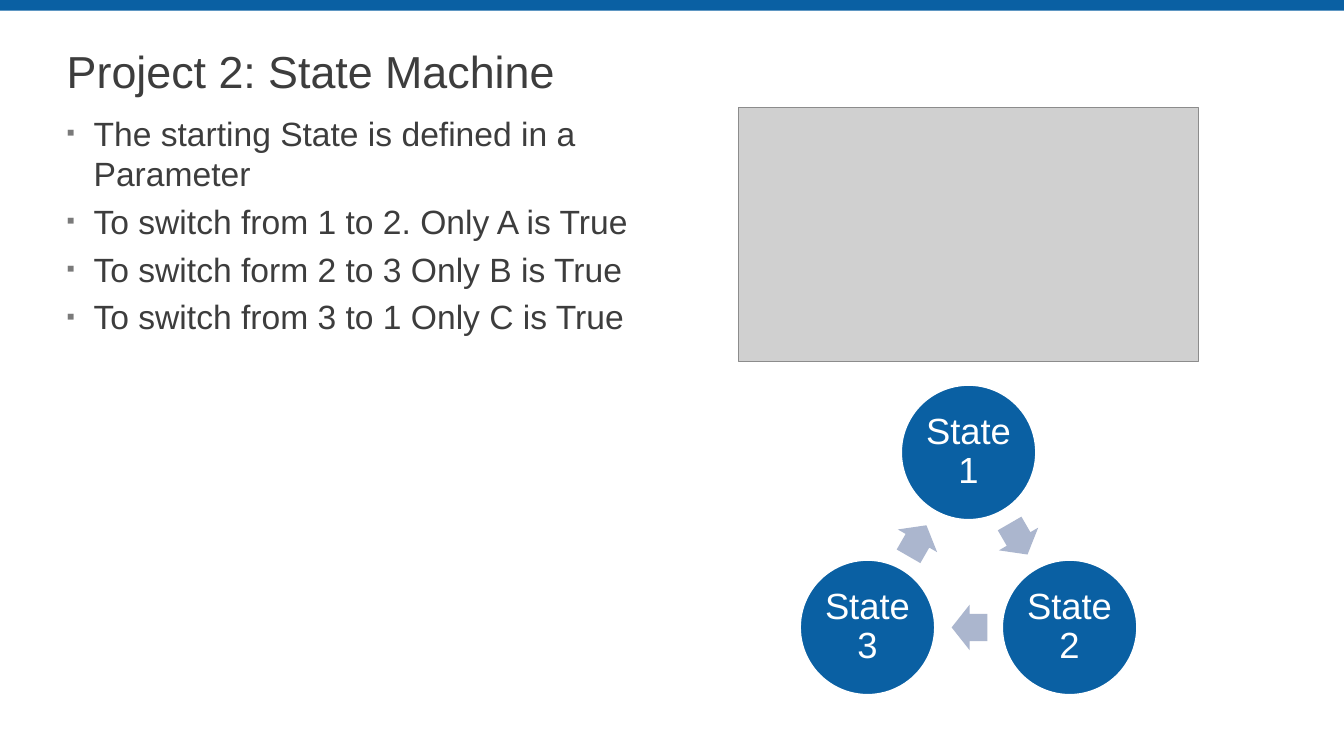
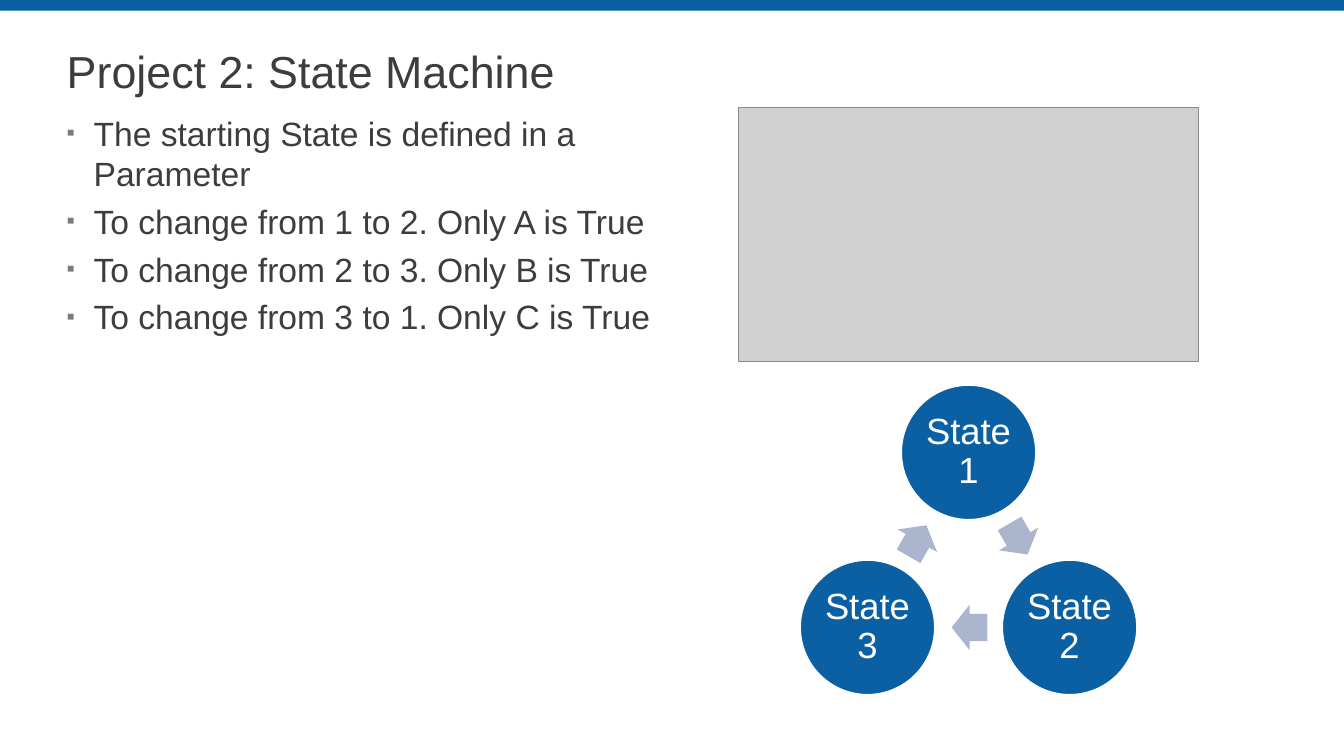
Before and after one commit to LabVIEW-DCAF/Documentation, a slide deck: slide 21 of Trunk/Getting Started Material/DCAF Training/6 Static Modules.pptx. Drawn at 1344x756 pixels with LibreOffice and Linux fonts; fonts in the diff are those of the drawing; grey boxes stand for pictures; background and template pictures are left out. Boxes give left, top, right and bottom in pixels: in the first picture for what was removed or moved away, otherwise in the second. Text is boxed around its words. In the diff, an @@ line names an element or a change of style, - is before the commit and + after.

Commit message:
Added Hands On 3 outline. and upated slides to map to the outline. Added Excercise 2 on Hands On 2. Minor Spelling Fixes.

```diff
--- a/Trunk/Getting Started Material/DCAF Training/6 Static Modules.pptx
+++ b/Trunk/Getting Started Material/DCAF Training/6 Static Modules.pptx
@@ text at (x1=94, y1=209, x2=650, y2=336): text changed @@
-▪ To switch from 1 to 2. Only A is True
-▪ To switch form 2 to 3 Only B is True
-▪ To switch from 3 to 1 Only C is True
+▪ To change from 1 to 2. Only A is True
+▪ To change from 2 to 3. Only B is True
+▪ To change from 3 to 1. Only C is True
```
Also in this commit, not shown: 4 other slides changed, 1 slide removed, 9 other files.
